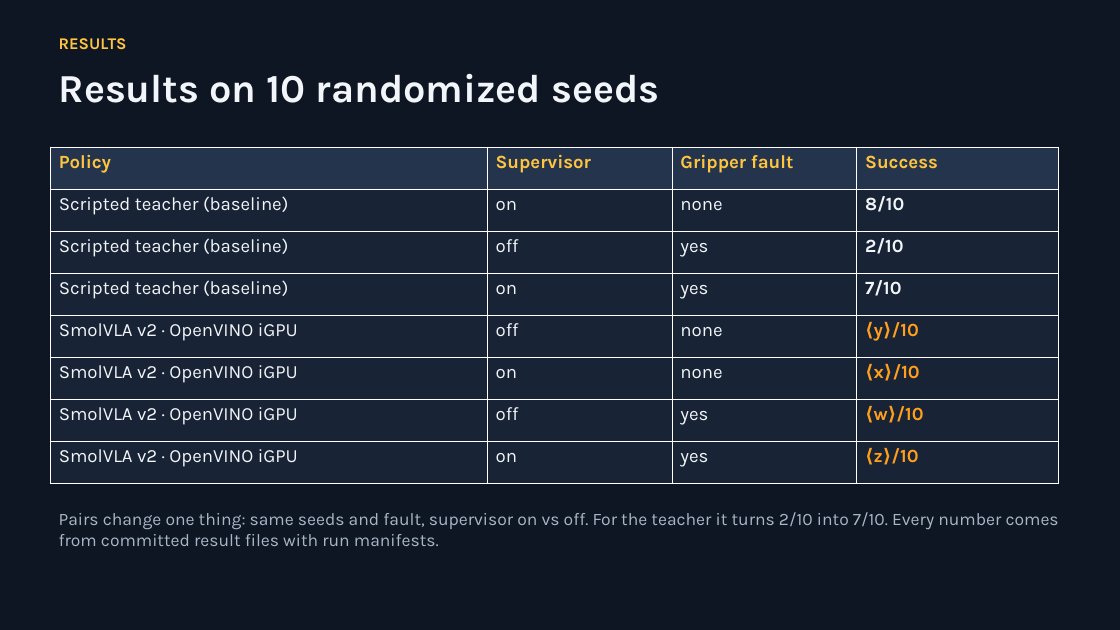
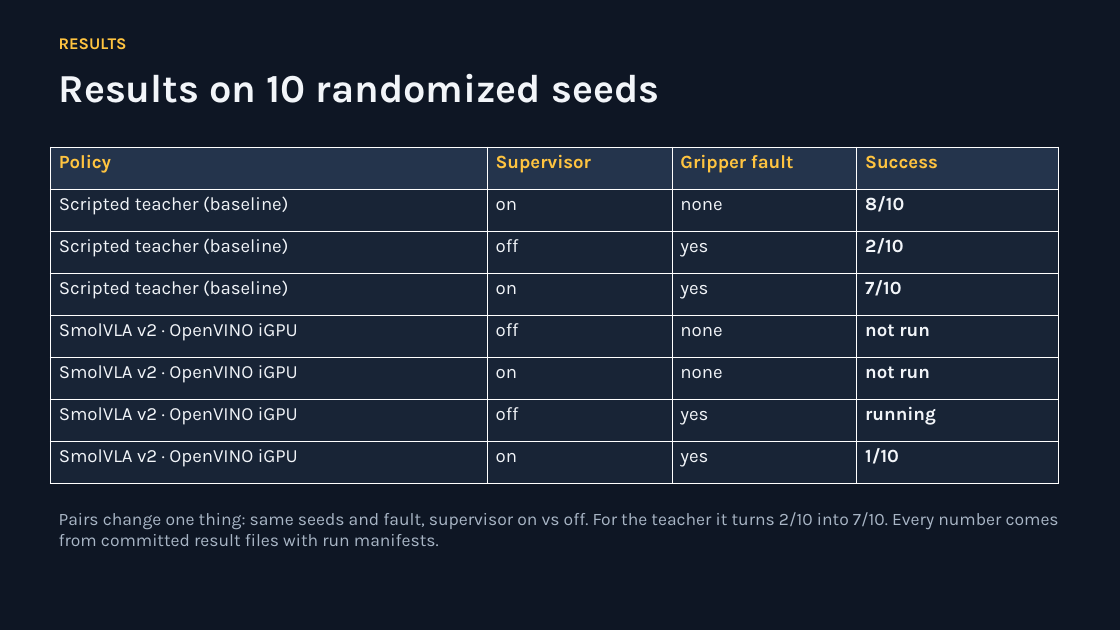
Before and after one commit to Hamza-Atiq/rescuehandsAI, a slide deck: slide 7 of docs/submission/rescuehands_slides.pptx. Drawn at 1120x630 pixels with LibreOffice and Linux fonts; fonts in the diff are those of the drawing. Boxes give left, top, right and bottom in pixels: in the first picture for what was removed or moved away, otherwise in the second. Text is boxed around its words. In the diff, an @@ line names an element or a change of style, - is before the commit and + after.

```diff
--- a/docs/submission/rescuehands_slides.pptx
+++ b/docs/submission/rescuehands_slides.pptx
@@ table at (x1=50, y1=147, x2=1059, y2=483) @@
-row 5, column 4: ⟨y⟩/10
+row 5, column 4: not run
-row 6, column 4: ⟨x⟩/10
+row 6, column 4: not run
-row 7, column 4: ⟨w⟩/10
+row 7, column 4: running
-row 8, column 4: ⟨z⟩/10
+row 8, column 4: 1/10
```
Also in this commit, not shown: 1 other slide changed, 3 other files.
